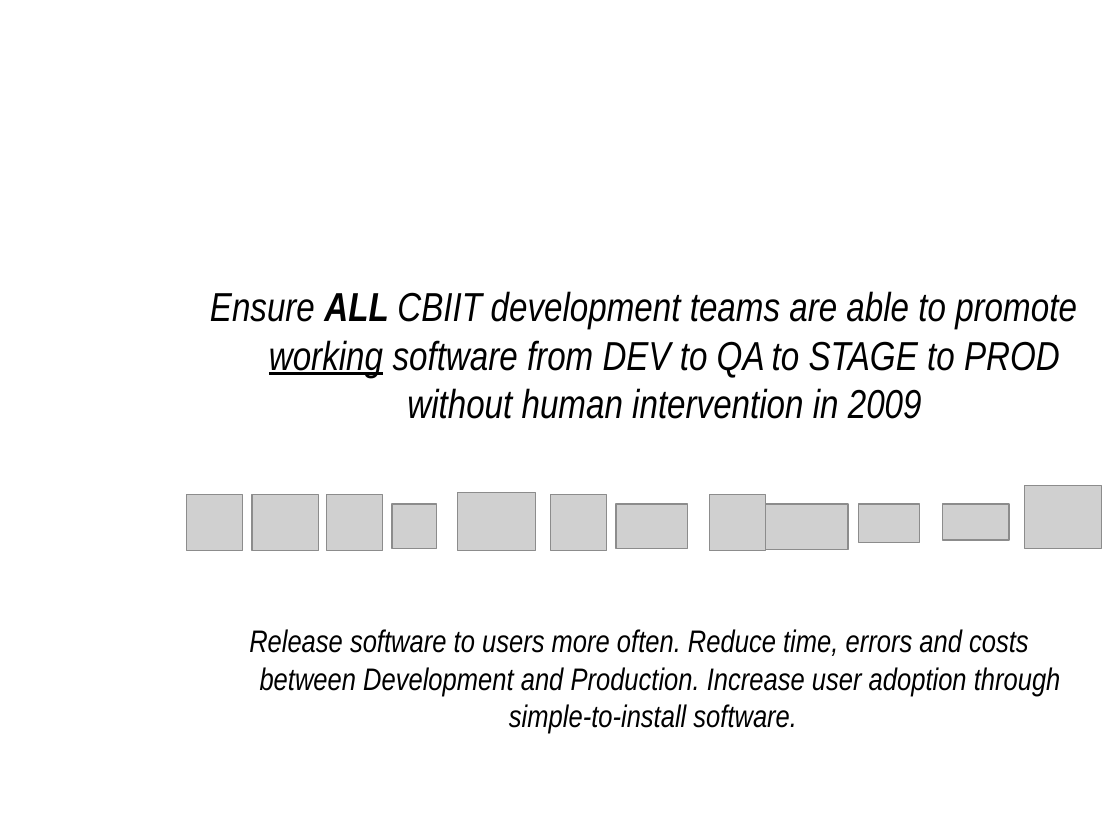
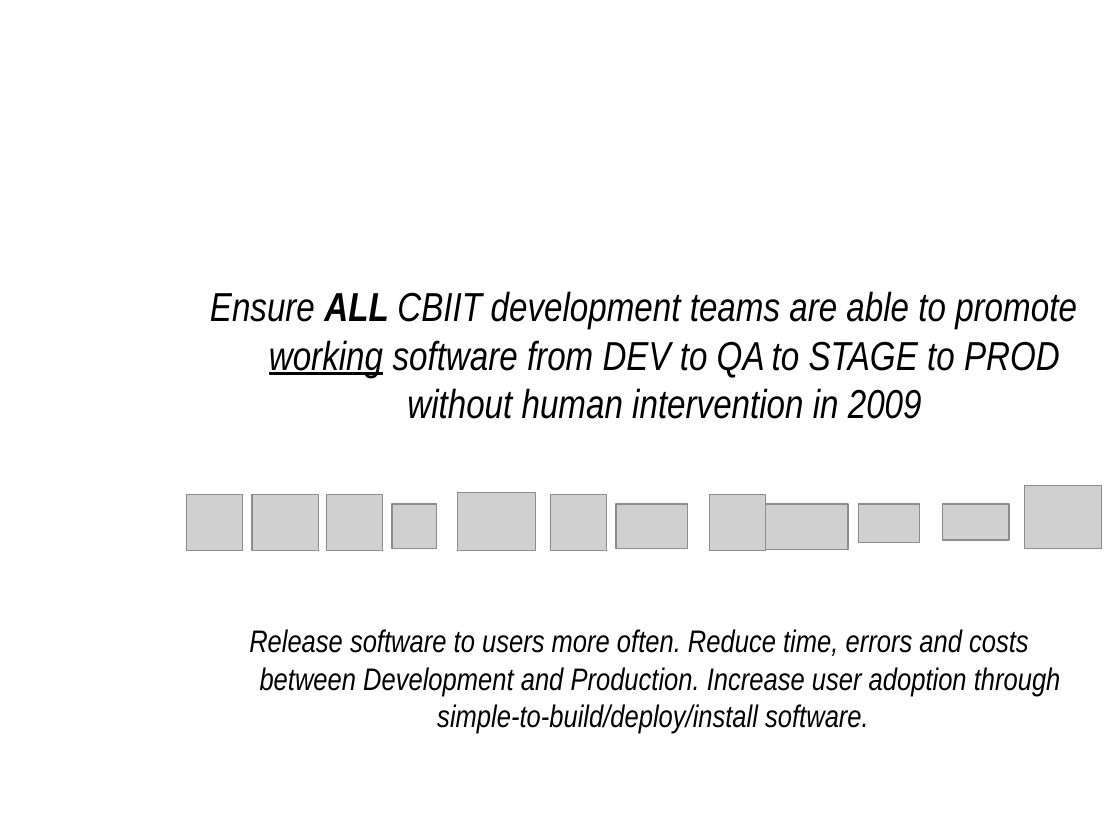
Before and after one commit to NCIP/automation, a slide deck: slide 2 of docs/roadmap/bda-rollout-121708.ppt. Drawn at 1120x840 pixels with LibreOffice and Linux fonts; fonts in the diff are those of the drawing; grey boxes stand for pictures; background and template pictures are left out. Boxes give left, top, right and bottom in pixels: in the first picture for what was removed or moved away, otherwise in the second. Text is boxed around its words. In the diff, an @@ line names an element or a change of style, - is before the commit and + after.

```diff
--- a/docs/roadmap/bda-rollout-121708.ppt
+++ b/docs/roadmap/bda-rollout-121708.ppt
@@ text at [249,629,1061,733]: text changed @@
-Release software to users more often. Reduce time, errors and costs between Development and Production. Increase user adoption through simple-to-install software.
+Release software to users more often. Reduce time, errors and costs between Development and Production. Increase user adoption through simple-to-build/deploy/install software.
```
Also in this commit, not shown: 1 other slide changed, 1 slide added.
